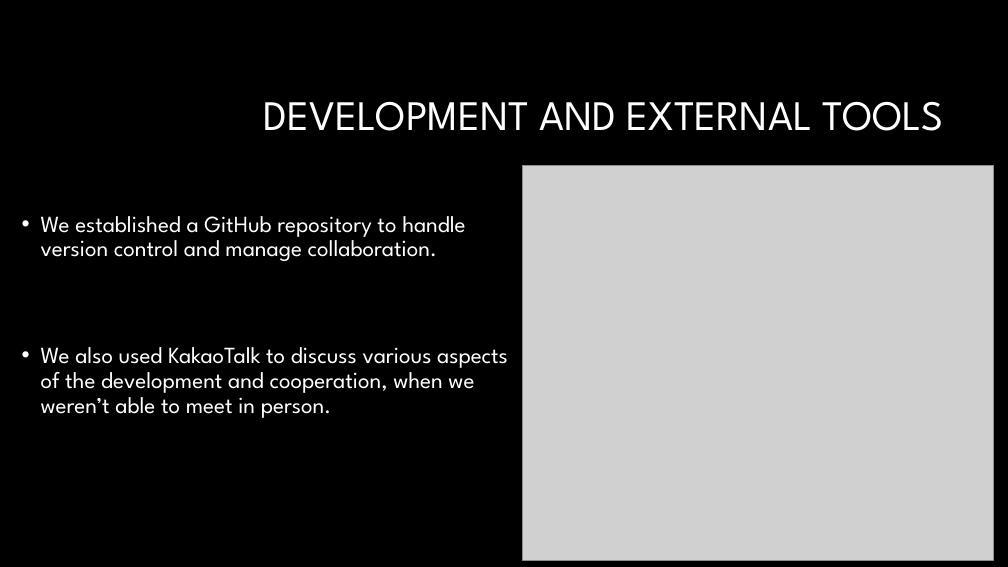
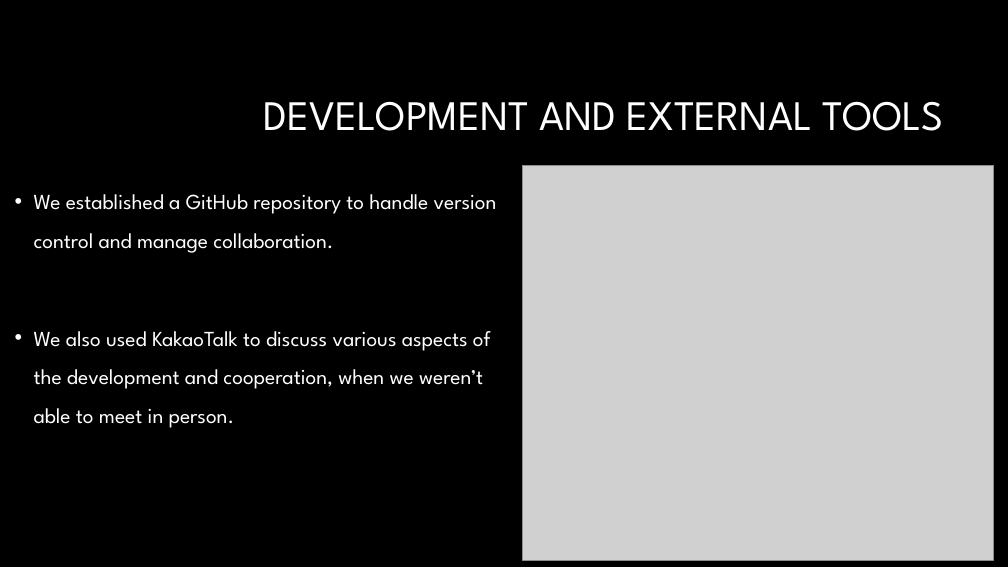
Before and after one commit to SimenSverdrup/Gomoku, a slide deck: slide 16 of Presentation-Gomoku.pptx (slide 15 before the commit). Drawn at 1008x567 pixels with LibreOffice and Linux fonts; fonts in the diff are those of the drawing; grey boxes stand for pictures; background and template pictures are left out. Boxes give left, top, right and bottom in pixels: in the first picture for what was removed or moved away, otherwise in the second. Text is boxed around its words. In the diff, an @@ line names an element or a change of style, - is before the commit and + after.

```diff
--- a/Presentation-Gomoku.pptx
+++ b/Presentation-Gomoku.pptx
@@ text "We established a GitHub repository ...": place and size @@
-text "We established a GitHub repository ..." at <box>41,216,508,418</box>
+text "We established a GitHub repository ..." at <box>34,194,497,428</box>
@@ text "We established a GitHub repository ..." at <box>34,194,497,428</box>: size 22 to 20.4 pt; line spacing 0.9 to 1.5 @@
```
Also in this commit, not shown: 2 other slides changed, 1 slide added.
